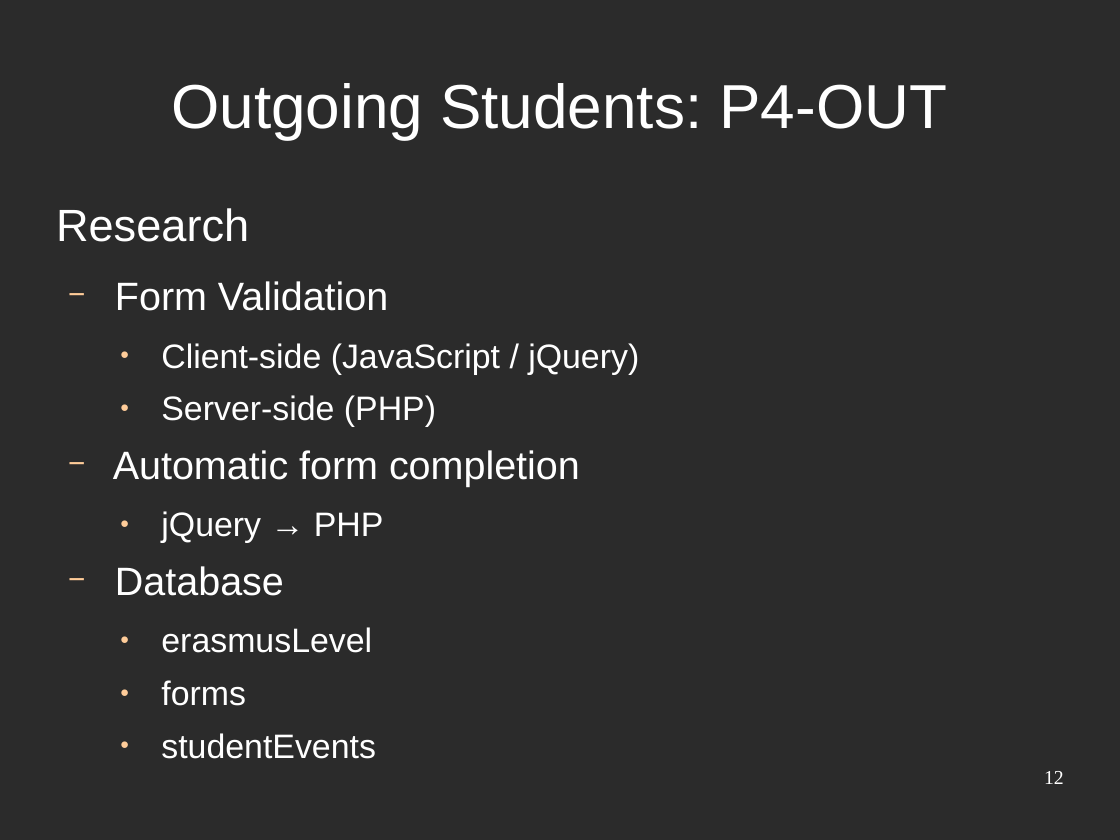
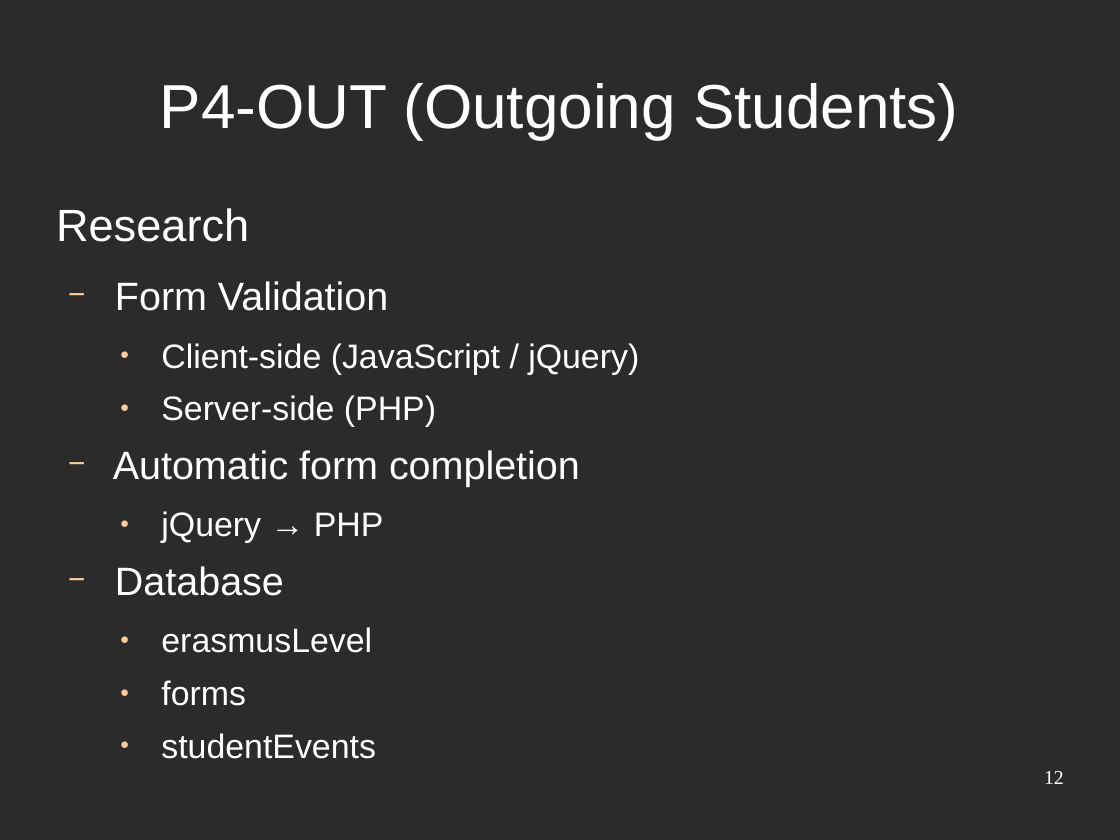
Before and after one commit to djjorjinho/mutworange_2011, a slide deck: slide 12 of documents/presentation/final_presentation.odp. Drawn at 1120x840 pixels with LibreOffice and Linux fonts; fonts in the diff are those of the drawing; background and template pictures are left out; a plain dark background stands for a picture behind light text. Boxes give left, top, right and bottom in pixels: in the first picture for what was removed or moved away, otherwise in the second. Text is boxed around its words. In the diff, an @@ line names an element or a change of style, - is before the commit and + after.

```diff
--- a/documents/presentation/final_presentation.odp
+++ b/documents/presentation/final_presentation.odp
@@ title at box(160, 83, 958, 139): text changed @@
-Outgoing Students: P4-OUT
+P4-OUT (Outgoing Students)
```
Also in this commit, not shown: 17 other slides changed.
